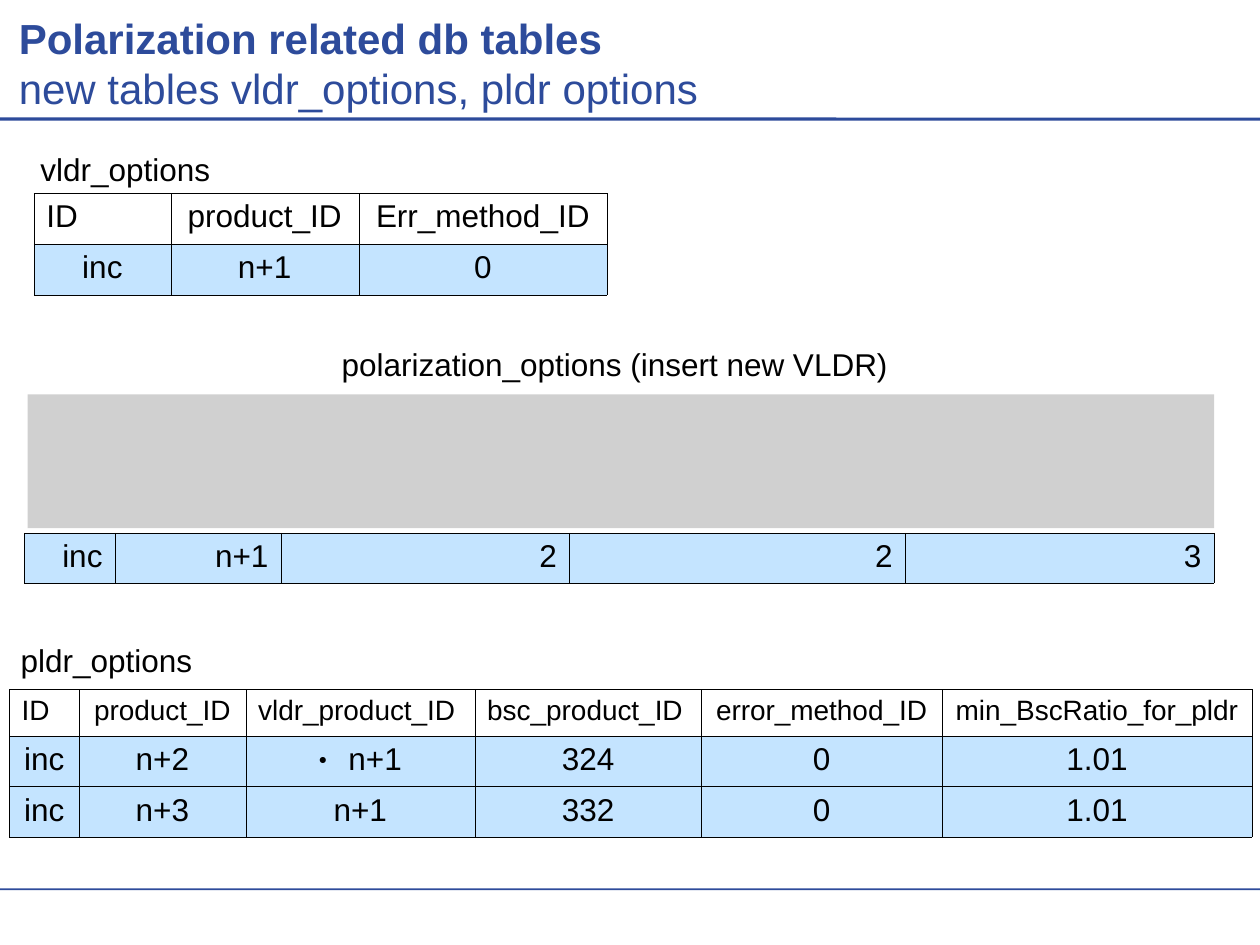
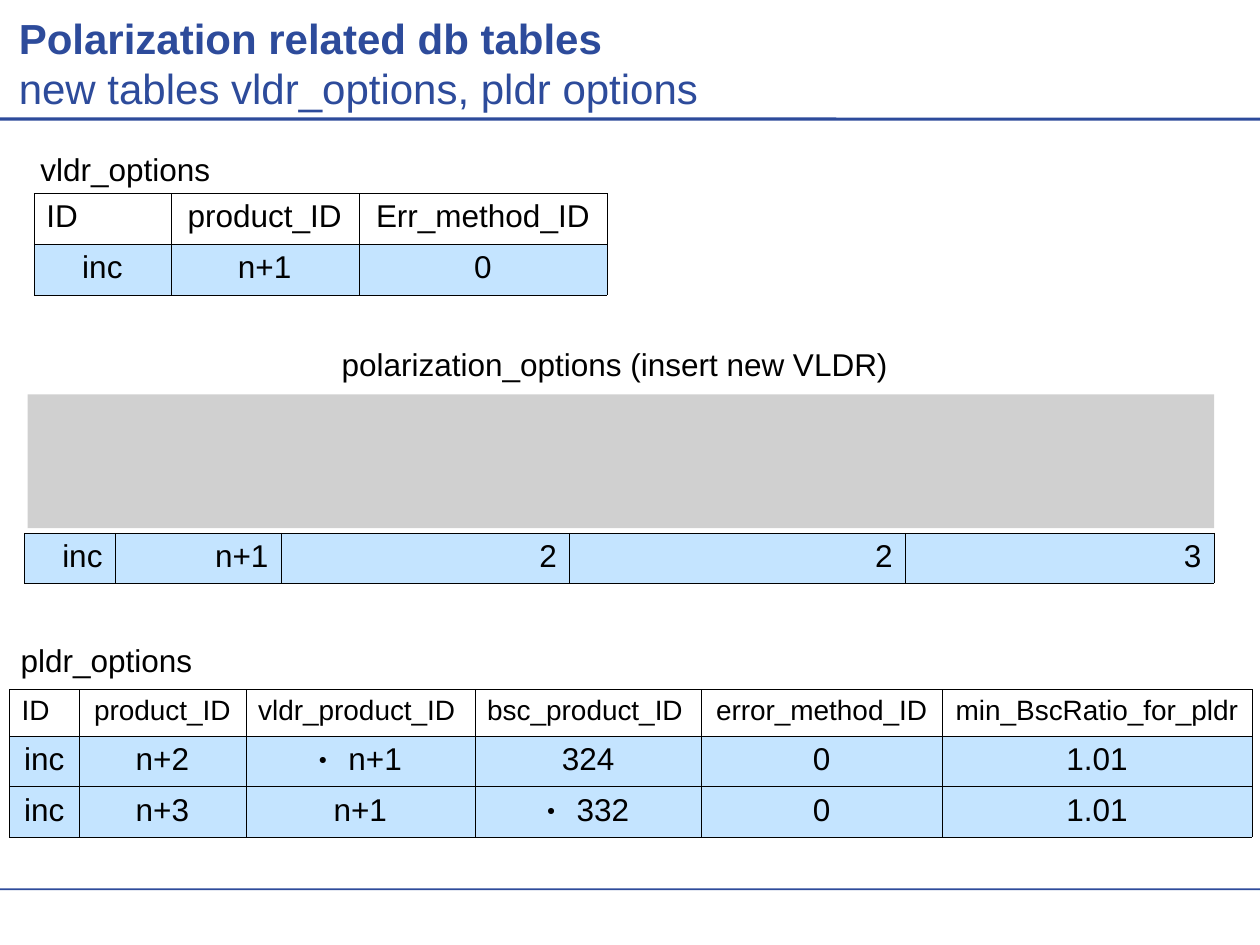
Before and after one commit to actris-scc/ELDAmwl, a slide deck: slide 21 of SCCinterface_for_ELDAmwl.odp. Drawn at 1260x945 pixels with LibreOffice and Linux fonts; fonts in the diff are those of the drawing; grey boxes stand for pictures; background and template pictures are left out. Boxes give left, top, right and bottom in pixels: in the first picture for what was removed or moved away, otherwise in the second. Text is boxed around its words. In the diff, an @@ line names an element or a change of style, - is before the commit and + after.

```diff
--- a/SCCinterface_for_ELDAmwl.odp
+++ b/SCCinterface_for_ELDAmwl.odp
@@ table at [9,689,1251,837] @@
@@ bullet none to ● @@
```
Also in this commit, not shown: 4 other slides changed, 16 other files.
